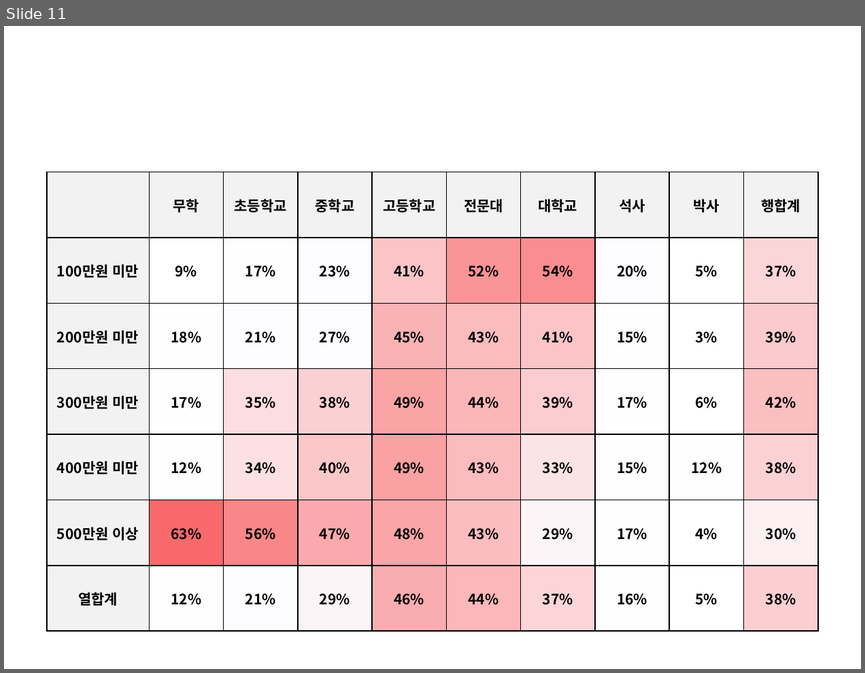
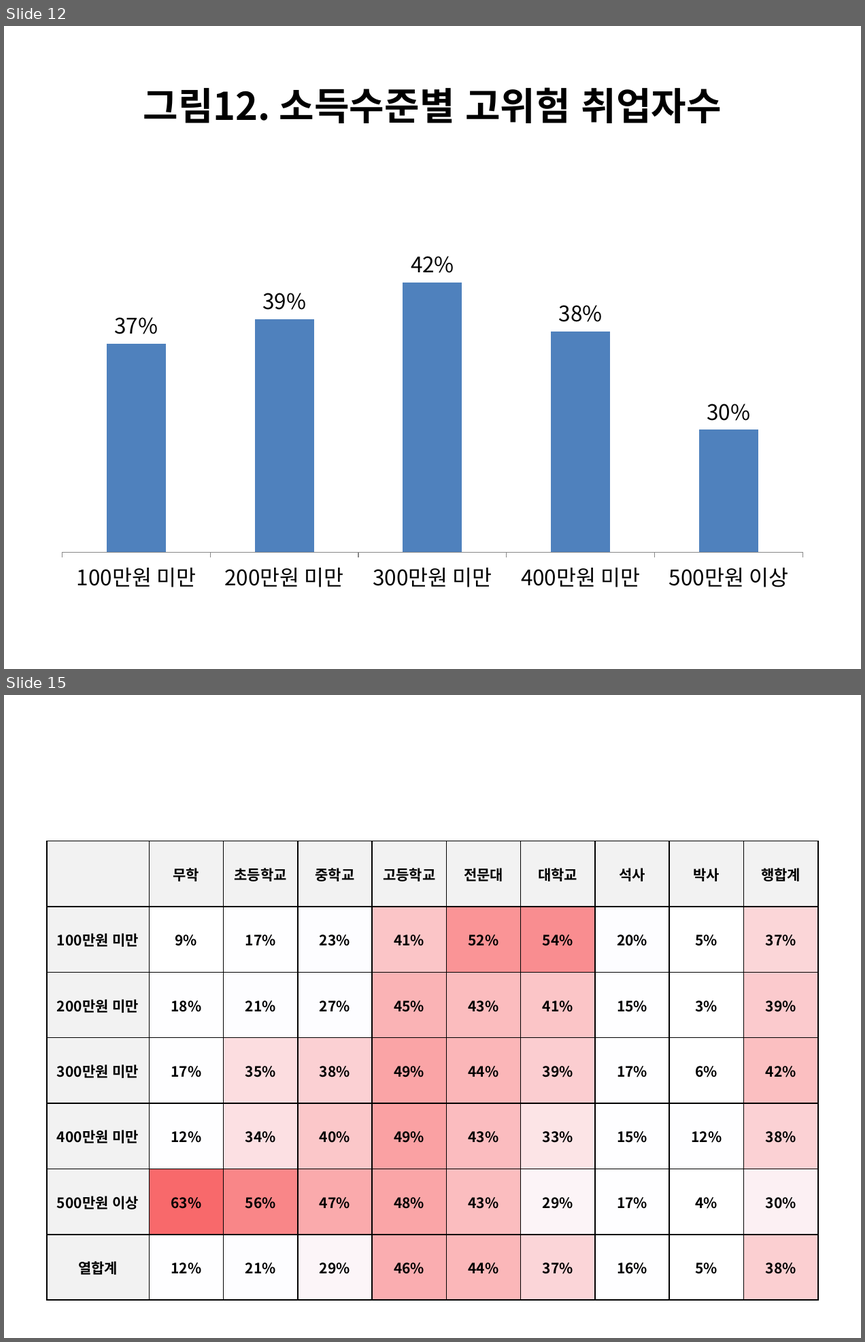
Before and after one commit to externalbrainlab/externalbrainlab.github.io, a slide deck: ppt/차트.pptx. Shown one above the other, each under a label of ours: slide 11 before the commit, slides 12 and 15 after it; the slides between them are not shown. The pictures are 865x673 and 865x1342 pixels, drawn with LibreOffice and Linux fonts; fonts in the diff are those of the drawing. Boxes give left, top, right and bottom in pixels: in the first picture for what was removed or moved away, otherwise in the second. Text is boxed around its words. In the diff, an @@ line names an element or a change of style, - is before the commit and + after.

```diff
--- a/ppt/차트.pptx
+++ b/ppt/차트.pptx
@@ slide 12 added at [4,26,861,669], background #FFFFFF @@
@@ title added at [143,87,721,123], 32 pt, text #000000, bold @@
+그림12. 소득수준별 고위험 취업자수
@@ column chart added at [47,176,818,600] @@
+categories: 100만원 미만, 200만원 미만, 300만원 미만, 400만원 미만, 500만원 이상
+Series 1: 0.37, 0.39, 0.42, 0.38, 0.3
@@ what was slide 11 is now slide 15 @@
```
Also in this commit, not shown: 10 slides changed, 3 other slides added, 9 other files.
